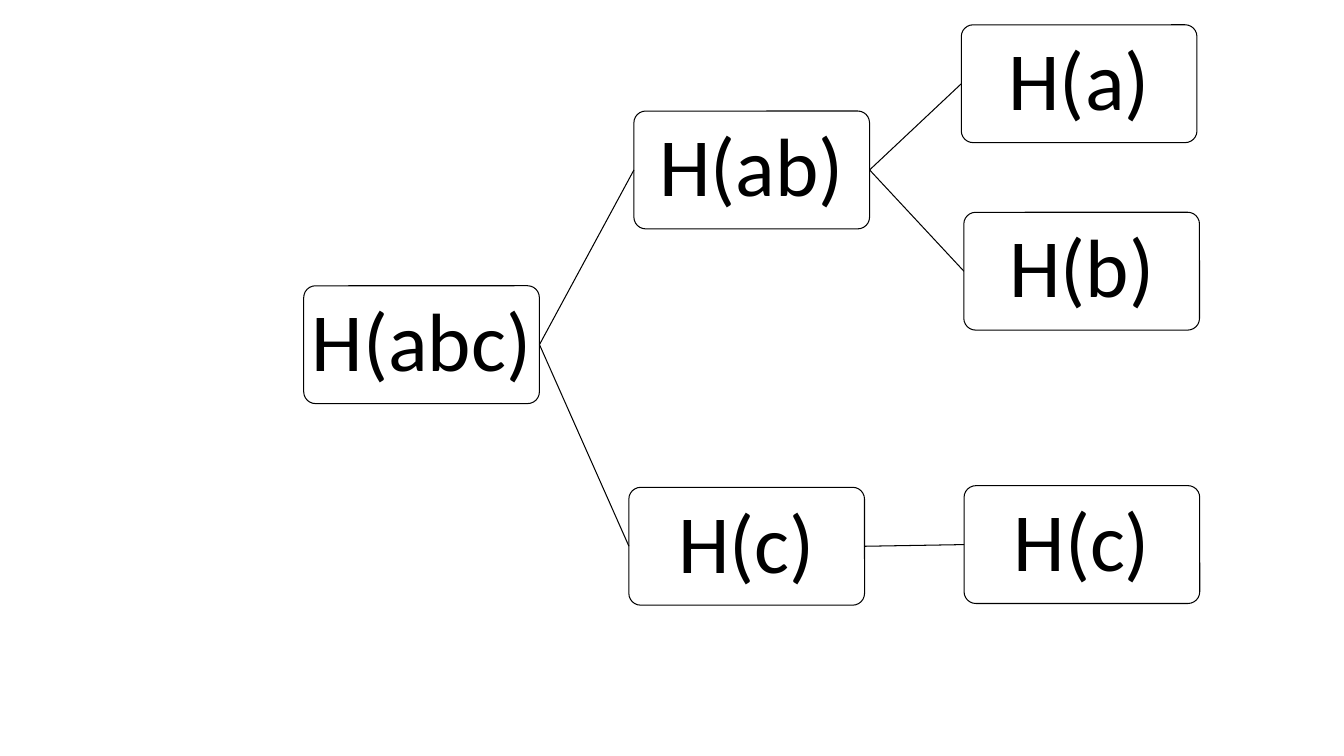
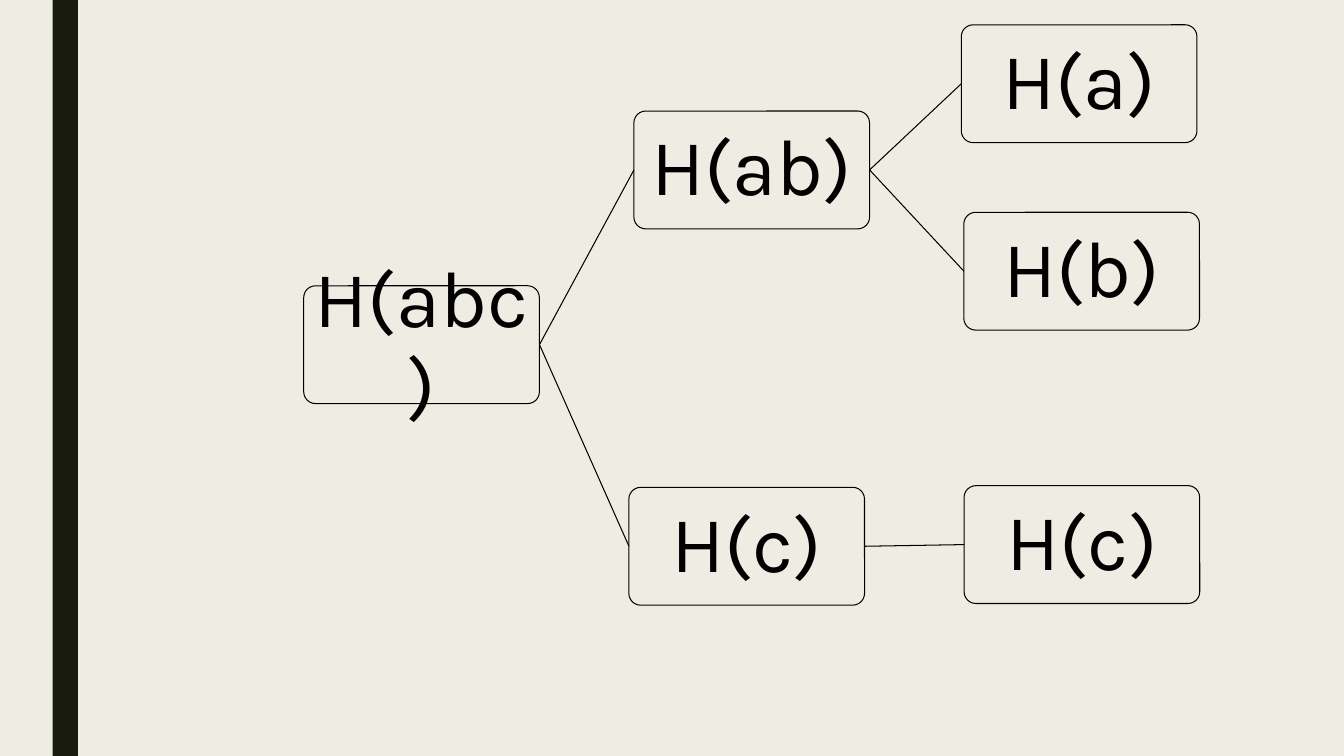
Before and after one commit to SmellingSalt/Seminar-2018, a slide deck: slide 14 of Bitcoin.pptx (slide 3 before the commit). Drawn at 1344x756 pixels with LibreOffice and Linux fonts; fonts in the diff are those of the drawing. Boxes give left, top, right and bottom in pixels: in the first picture for what was removed or moved away, otherwise in the second. Text is boxed around its words. In the diff, an @@ line names an element or a change of style, - is before the commit and + after.

```diff
--- a/Bitcoin.pptx
+++ b/Bitcoin.pptx
@@ background #FFFFFF to #EFEDE3 @@
@@ rectangle added at <box>52,0,78,756</box>, fill #191B0E @@
@@ size 59 to 57 pt, font Calibri to Karla in 6 elements at <box>315,269,529,336</box>, <box>651,137,852,204</box>, <box>1002,51,1156,118</box>, <box>1003,239,1160,306</box>, <box>671,514,822,581</box>, <box>1006,512,1157,579</box> @@
```
Also in this commit, not shown: 3 other slides changed, 11 slides added, 3 other files.
